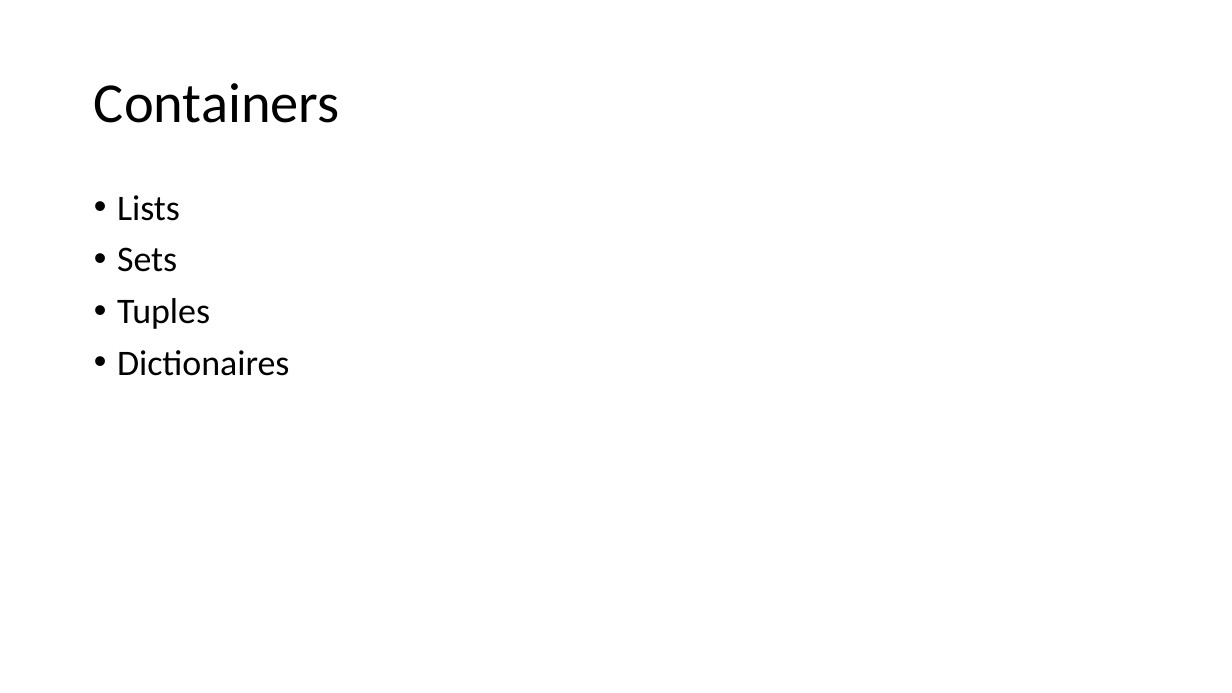
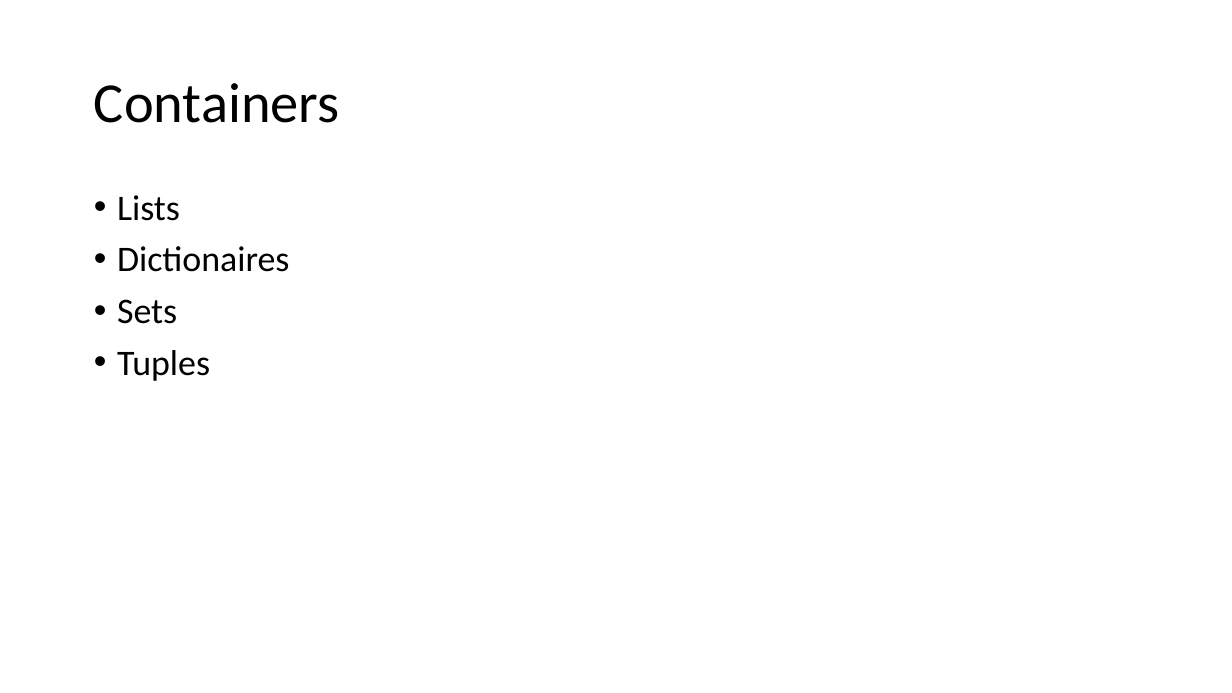
Before and after one commit to FranzGH/IoT_ML, a slide deck: slide 4 of Python.pptx. Drawn at 1232x693 pixels with LibreOffice and Linux fonts; fonts in the diff are those of the drawing. Boxes give left, top, right and bottom in pixels: in the first picture for what was removed or moved away, otherwise in the second. Text is boxed around its words. In the diff, an @@ line names an element or a change of style, - is before the commit and + after.

```diff
--- a/Python.pptx
+++ b/Python.pptx
@@ text at [117,246,290,272]: paragraph added @@
+• Dictionaires
@@ text at [117,350,290,376]: paragraph removed @@
-• Dictionaires
```
Also in this commit, not shown: 1 other slide changed, 4 other files.
